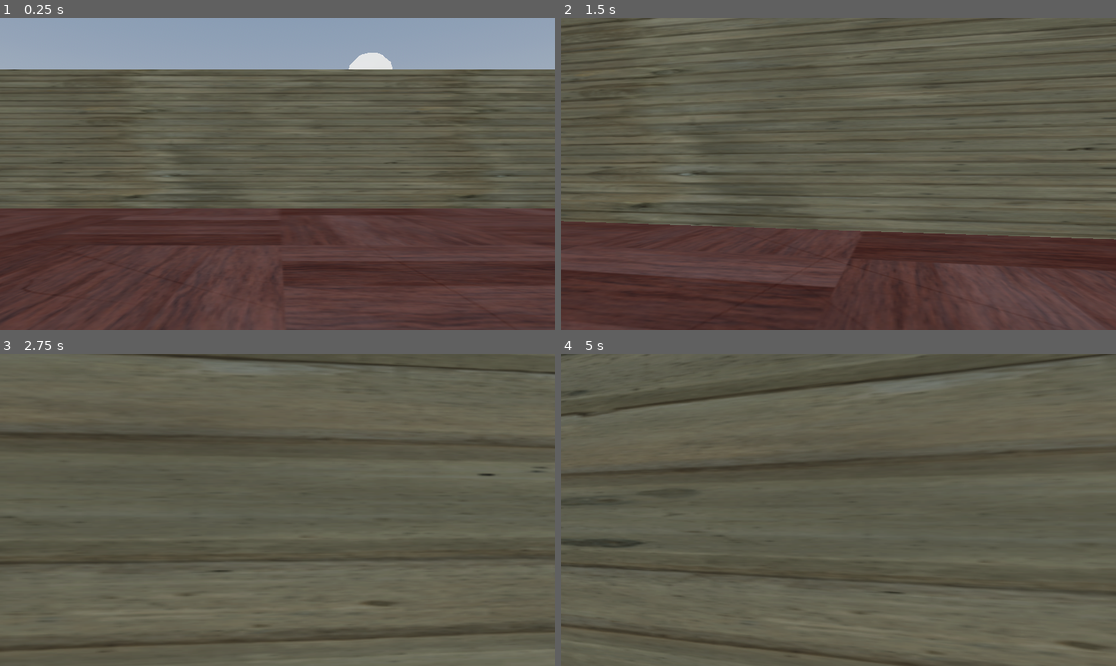
Above: before the commit, frames 1-4 (two rows, left to right).
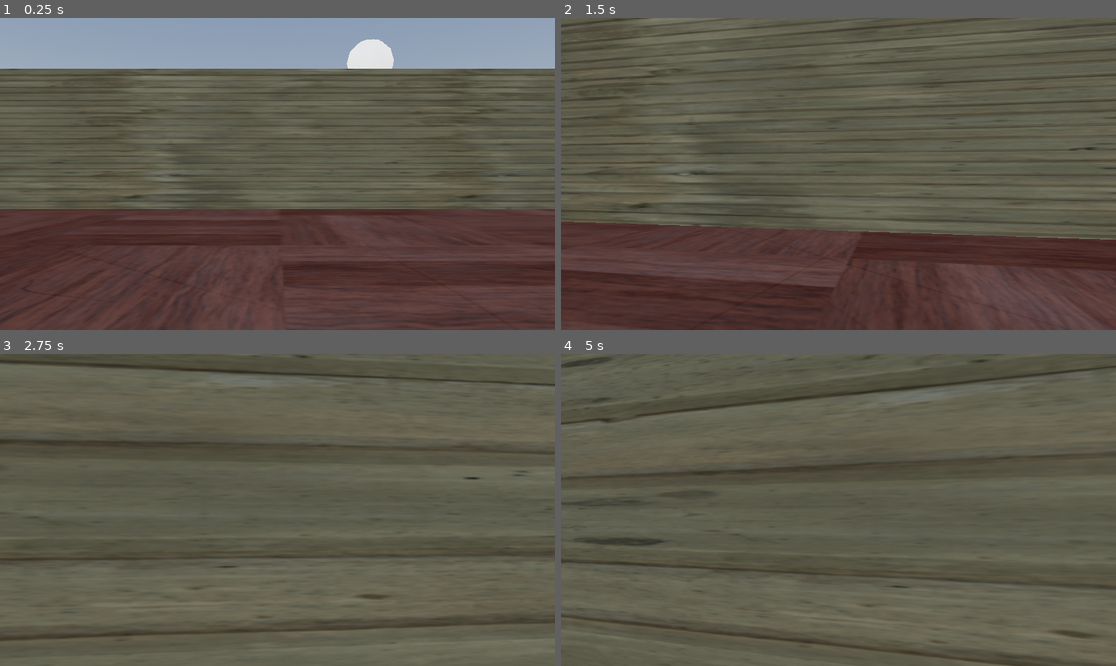
Above: after the commit, the same moments.

Repository: lanceabellanosa/LANCE-S-GODOT-PROJECT
Game: Godot game, scene res://scenes/world.tscn
Same seed, same stepped clock (60 frames per second), same inputs: the game is played once before the commit and once after it.
Inputs (mouse positions are in pixels of both pictures, inside the frame that each line leads up to):
- Up to frame 1 (0.25 s): no input
- Up to frame 2 (1.5 s): tap Enter (ui_accept) at 0.5, 0.77 s; move the mouse to (866, 174) at 0.52 s; hold T (Forward) from 0.53 s (still down); move the mouse to (810, 174) at 1.27 s
- Up to frame 3 (2.75 s): keep holding T (Forward); tap Enter (ui_accept) at 1.52 s; move the mouse to (288, 503) at 2.02 s
- Up to frame 4 (5 s): keep holding T (Forward); move the mouse to (832, 516) at 2.77 s; tap Enter (ui_accept) at 3.02, 3.77, 4.52 s; move the mouse to (877, 513) at 3.52 s; move the mouse to (794, 506) at 4.27 s

The runs differ from the first frame. In frame 1, 0.8% of the frame differs, in the area x 0-100%, y 6-62%; in frame 2, 0.4%; in frame 3, 6.3%; in frame 4, 6.5%, in the area x 0-100%, y 0-100%.

Commit message:
godot files

Diff:
--- /dev/null
+++ b/scenes/door.tscn
@@ -0,0 +1,75 @@
+[gd_scene format=3 uid="uid://dkuujmnk5tps1"]
+
+[sub_resource type="StandardMaterial3D" id="StandardMaterial3D_5f452"]
+albedo_color = Color(0.48688412, 0.28038922, 0.0050621517, 1)
+
+[sub_resource type="BoxMesh" id="BoxMesh_hpvv5"]
+material = SubResource("StandardMaterial3D_5f452")
+size = Vector3(1, 4.5, 1)
+
+[sub_resource type="ConvexPolygonShape3D" id="ConvexPolygonShape3D_5f452"]
+points = PackedVector3Array(0.5, 2.1333334, 0.5, -0.5, -2.1333334, -0.5, -0.5, -2.1333334, 0.5, -0.5, 2.1333334, -0.5, 0.5, -2.1333334, -0.5, 0.5, -2.1333334, 0.5, -0.5, 2.1333334, 0.5, 0.5, 2.1333334, -0.5)
+
+[sub_resource type="ConvexPolygonShape3D" id="ConvexPolygonShape3D_hpvv5"]
+points = PackedVector3Array(0.5, 2.1333334, 0.5, -0.5, -2.1333334, -0.5, -0.5, -2.1333334, 0.5, -0.5, 2.1333334, -0.5, 0.5, -2.1333334, -0.5, 0.5, -2.1333334, 0.5, -0.5, 2.1333334, 0.5, 0.5, 2.1333334, -0.5)
+
+[sub_resource type="ConvexPolygonShape3D" id="ConvexPolygonShape3D_uvdjg"]
+points = PackedVector3Array(0.5, 2.1333334, 0.5, -0.5, -2.1333334, -0.5, -0.5, -2.1333334, 0.5, -0.5, 2.1333334, -0.5, 0.5, -2.1333334, -0.5, 0.5, -2.1333334, 0.5, -0.5, 2.1333334, 0.5, 0.5, 2.1333334, -0.5)
+
+[sub_resource type="StandardMaterial3D" id="StandardMaterial3D_uvdjg"]
+albedo_color = Color(1, 0.94509804, 0.6862745, 1)
+
+[sub_resource type="BoxMesh" id="BoxMesh_83dcw"]
+material = SubResource("StandardMaterial3D_uvdjg")
+size = Vector3(4, 4, 0.5)
+
+[sub_resource type="ConvexPolygonShape3D" id="ConvexPolygonShape3D_83dcw"]
+points = PackedVector3Array(2.031684, 2.0317461, 0.2896266, -2.031746, -2.0317461, -0.28169006, 2.031684, -2.0317461, -0.28169006, -2.031746, -2.0317461, 0.2896266, -2.031746, 2.0317461, -0.28169006, 2.031684, -2.0317461, 0.2896266, 2.031684, 2.0317461, -0.28169006, -2.031746, 2.0317461, 0.2896266)
+
+[sub_resource type="StandardMaterial3D" id="StandardMaterial3D_hpvv5"]
+
+[sub_resource type="CapsuleMesh" id="CapsuleMesh_uvdjg"]
+material = SubResource("StandardMaterial3D_hpvv5")
+
+[node name="Door" type="Node3D" unique_id=1394904511]
+
+[node name="MeshInstance3D" type="MeshInstance3D" parent="." unique_id=493084208]
+transform = Transform3D(1, 0, 0, 0, 1, 0, 0, 0, 1, 0, 2.2692773, 0)
+mesh = SubResource("BoxMesh_hpvv5")
+
+[node name="StaticBody3D" type="StaticBody3D" parent="MeshInstance3D" unique_id=1750323111]
+
+[node name="CollisionShape3D" type="CollisionShape3D" parent="MeshInstance3D/StaticBody3D" unique_id=1923989432]
+shape = SubResource("ConvexPolygonShape3D_5f452")
+
+[node name="MeshInstance3D2" type="MeshInstance3D" parent="." unique_id=440647879]
+transform = Transform3D(1, 0, 0, 0, 1, 0, 0, 0, 1, 3.6759057, 2.2692773, 0)
+mesh = SubResource("BoxMesh_hpvv5")
+
+[node name="StaticBody3D" type="StaticBody3D" parent="MeshInstance3D2" unique_id=480052670]
+
+[node name="CollisionShape3D2" type="CollisionShape3D" parent="MeshInstance3D2/StaticBody3D" unique_id=1503354019]
+shape = SubResource("ConvexPolygonShape3D_hpvv5")
+
+[node name="MeshInstance3D3" type="MeshInstance3D" parent="." unique_id=221903090]
+transform = Transform3D(-4.371139e-08, 1, -4.371139e-08, 0, -4.371139e-08, -1, -1, -4.371139e-08, 1.9106855e-15, 1.8446679, 4.020714, 0)
+mesh = SubResource("BoxMesh_hpvv5")
+
+[node name="StaticBody3D" type="StaticBody3D" parent="MeshInstance3D3" unique_id=155533472]
+
+[node name="CollisionShape3D3" type="CollisionShape3D" parent="MeshInstance3D3/StaticBody3D" unique_id=1121839121]
+transform = Transform3D(1, 0, 0, 0, 1, -8.351872e-23, 0, -8.351872e-23, 1, 0, 0, 0)
+shape = SubResource("ConvexPolygonShape3D_uvdjg")
+
+[node name="MeshInstance3D4" type="MeshInstance3D" parent="." unique_id=1584140137]
+transform = Transform3D(1, 0, 0, 0, 1, 0, 0, 0, 1, 1.9370747, 2.036263, 0)
+mesh = SubResource("BoxMesh_83dcw")
+
+[node name="StaticBody3D" type="StaticBody3D" parent="MeshInstance3D4" unique_id=151017533]
+
+[node name="CollisionShape3D4" type="CollisionShape3D" parent="MeshInstance3D4/StaticBody3D" unique_id=1420113263]
+shape = SubResource("ConvexPolygonShape3D_83dcw")
+
+[node name="Doorknob" type="MeshInstance3D" parent="." unique_id=498426236]
+transform = Transform3D(9.553427e-16, 2.1855694e-08, 0.5, 0.5, -2.1855694e-08, 0, 2.1855694e-08, 0.5, -2.1855694e-08, 2.709231, 1.5682116, 0)
+mesh = SubResource("CapsuleMesh_uvdjg")
--- a/scenes/world.tscn
+++ b/scenes/world.tscn
@@ -3,6 +3,7 @@
 [ext_resource type="Script" uid="uid://ccakgjext8n27" path="res://scripts/player.gd" id="1_nnsk1"]
 [ext_resource type="Texture2D" uid="uid://brxd44ac64ria" path="res://textures/WoodFloor019_2K-PNG_Color.png" id="2_4wyf3"]
 [ext_resource type="Texture2D" uid="uid://bx23fuqpn5d61" path="res://textures/Concrete045_2K-PNG_Color.png" id="3_k0juu"]
+[ext_resource type="PackedScene" uid="uid://dkuujmnk5tps1" path="res://scenes/door.tscn" id="4_k0juu"]
 
 [sub_resource type="ProceduralSkyMaterial" id="ProceduralSkyMaterial_rwgxs"]
 sky_horizon_color = Color(0.66224277, 0.6717428, 0.6867428, 1)
@@ -68,6 +69,12 @@
 [sub_resource type="ConcavePolygonShape3D" id="ConcavePolygonShape3D_k0juu"]
 data = PackedVector3Array(-0.5, -2, 3.2317772, -0.5, -2, -3.2317772, -0.5, 2, -3.2317772, 0.5, -2, -3.2317772, -0.5, -2 …(644 unchanged characters)…
 
+[sub_resource type="ConcavePolygonShape3D" id="ConcavePolygonShape3D_4mrxx"]
+data = PackedVector3Array(-0.5, -2, 8.504202, -0.5, -2, -8.504202, -0.5, 2, -8.504202, 0.5, -2, -8.504202, -0.5, -2, -8.504202, -0.5, -2, 8.504202, -0.5, 2, -8.504202, -0.5, -2, -8.504202, 0.5, -2, -8.504202, -0.5, 2, -8.504202, -0.5, 2, 8.504202, -0.5, -2, 8.504202, -0.5, -2, 8.504202, -0.5, 2, 8.504202, 0.5, 2, 8.504202, 0.5, 2, 8.504202, -0.5, 2, 8.504202, -0.5, 2, -8.504202, -0.5, -2, 8.504202, 0.5, -2, 8.504202, 0.5, -2, -8.504202, 0.5, 2, 8.504202, 0.5, -2, 8.504202, -0.5, -2, 8.504202, 0.5, -2, -8.504202, 0.5, -2, 8.504202, 0.5, 2, 8.504202, 0.5, -2, -8.504202, 0.5, 2, -8.504202, -0.5, 2, -8.504202, -0.5, 2, -8.504202, 0.5, 2, -8.504202, 0.5, 2, 8.504202, 0.5, 2, 8.504202, 0.5, 2, -8.504202, 0.5, -2, -8.504202)
+
+[sub_resource type="ConcavePolygonShape3D" id="ConcavePolygonShape3D_7r4gi"]
+data = PackedVector3Array(-0.5, -2, 8.974287, -0.5, -2, -8.974287, -0.5, 2, -8.974287, 0.5, -2, -8.974287, -0.5, -2, -8.974287, -0.5, -2, 8.974287, -0.5, 2, -8.974287, -0.5, -2, -8.974287, 0.5, -2, -8.974287, -0.5, 2, -8.974287, -0.5, 2, 8.974287, -0.5, -2, 8.974287, -0.5, -2, 8.974287, -0.5, 2, 8.974287, 0.5, 2, 8.974287, 0.5, 2, 8.974287, -0.5, 2, 8.974287, -0.5, 2, -8.974287, -0.5, -2, 8.974287, 0.5, -2, 8.974287, 0.5, -2, -8.974287, 0.5, 2, 8.974287, 0.5, -2, 8.974287, -0.5, -2, 8.974287, 0.5, -2, -8.974287, 0.5, -2, 8.974287, 0.5, 2, 8.974287, 0.5, -2, -8.974287, 0.5, 2, -8.974287, -0.5, 2, -8.974287, -0.5, 2, -8.974287, 0.5, 2, -8.974287, 0.5, 2, 8.974287, 0.5, 2, 8.974287, 0.5, 2, -8.974287, 0.5, -2, -8.974287)
+
 [node name="Floor 5" type="Node3D" unique_id=27969865]
 
 [node name="DirectionalLight3D" type="DirectionalLight3D" parent="." unique_id=866956028]
@@ -78,26 +85,26 @@
 [node name="WorldEnvironment" type="WorldEnvironment" parent="." unique_id=2031102771]
 environment = SubResource("Environment_k0juu")
 
-[node name="player" type="CharacterBody3D" parent="WorldEnvironment" unique_id=1572183189]
+[node name="player" type="CharacterBody3D" parent="." unique_id=1572183189]
 transform = Transform3D(1, 0, 0, 0, 1, 0, 0, 0, 1, 0, 1.4285998, 14.4630165)
 script = ExtResource("1_nnsk1")
 
-[node name="MeshInstance3D" type="MeshInstance3D" parent="WorldEnvironment/player" unique_id=1366885302]
+[node name="MeshInstance3D" type="MeshInstance3D" parent="player" unique_id=1366885302]
 transform = Transform3D(1, 0, 0, 0, 1, 0, 0, 0, 1, 0, 0.9923465, 0)
 mesh = SubResource("CapsuleMesh_71j4m")
 
-[node name="CollisionShape3D" type="CollisionShape3D" parent="WorldEnvironment/player" unique_id=1080958174]
+[node name="CollisionShape3D" type="CollisionShape3D" parent="player" unique_id=1080958174]
 transform = Transform3D(1, 0, 0, 0, 1, 0, 0, 0, 1, 0, 0.9923465, 0)
 shape = SubResource("ConvexPolygonShape3D_rwgxs")
 
-[node name="head" type="Node3D" parent="WorldEnvironment/player" unique_id=817132030]
-
-[node name="Camera3D" type="Camera3D" parent="WorldEnvironment/player/head" unique_id=742072161]
+[node name="head" type="Node3D" parent="player" unique_id=817132030]
+
+[node name="Camera3D" type="Camera3D" parent="player/head" unique_id=742072161]
 transform = Transform3D(1, 0, 0, 0, 1, 0, 0, 0, 1, 0, 2.3908286, -0.18396854)
 keep_aspect = 0
 
 [node name="Moon" type="CSGSphere3D" parent="." unique_id=917903440]
-transform = Transform3D(1, 0, 0, 0, 1, 0, 0, 0, 1, 584, 615, -2241)
+transform = Transform3D(1, 0, 0, 0, 1, 0, 0, 0, 1, 584, 697.1332, -2241)
 radius = 147.0
 material = SubResource("StandardMaterial3D_nnsk1")
 
@@ -117,13 +124,14 @@
 [node name="Walls" type="Node3D" parent="." unique_id=1592653400]
 
 [node name="CSGBox3D" type="CSGBox3D" parent="Walls" unique_id=142459439]
-transform = Transform3D(-4.371139e-08, 0, 1, 0, 1, 0, -1, 0, -4.371139e-08, -0.27661133, 2.2316756, 4.5)
+transform = Transform3D(-4.371139e-08, 0, 1, 0, 1, 0, -1, 0, -4.371139e-08, -0.27661133, 2.2316756, 4.5330563)
 size = Vector3(1, 4, 26.553223)
 material = SubResource("StandardMaterial3D_k0juu")
 
 [node name="StaticBody3D" type="StaticBody3D" parent="Walls/CSGBox3D" unique_id=696835679]
 
 [node name="CSGBakedCollisionShape3D" type="CollisionShape3D" parent="Walls/CSGBox3D/StaticBody3D" unique_id=1251075463]
+transform = Transform3D(1, 0, 0, 0, 1, 0, 0, 0, 1, -0.045499325, 0, 0)
 shape = SubResource("ConcavePolygonShape3D_71j4m")
 
 [node name="CSGBox3D2" type="CSGBox3D" parent="Walls" unique_id=1679433094]
@@ -208,3 +216,47 @@
 [node name="CSGBakedCollisionShape3D" type="CollisionShape3D" parent="Walls/CSGBox3D8/StaticBody3D" unique_id=622831857]
 transform = Transform3D(1, 0, 7.1054274e-15, 0, 1, 0, -7.1054274e-15, 0, 1, 0, 0, 0)
 shape = SubResource("ConcavePolygonShape3D_k0juu")
+
+[node name="CSGBox3D9" type="CSGBox3D" parent="Walls" unique_id=960605671]
+transform = Transform3D(-4.3711392e-08, 0, 1.0000001, 0, 1, 0, -1.0000001, 0, -4.3711392e-08, -5.028415, 2.2381697, -12.505039)
+material_override = SubResource("StandardMaterial3D_71j4m")
+size = Vector3(1, 4, 17.008404)
+material = SubResource("StandardMaterial3D_qfnet")
+
+[node name="StaticBody3D" type="StaticBody3D" parent="Walls/CSGBox3D9" unique_id=763278325]
+
+[node name="CSGBakedCollisionShape3D" type="CollisionShape3D" parent="Walls/CSGBox3D9/StaticBody3D" unique_id=974403774]
+transform = Transform3D(1, 0, 3.5527137e-15, 0, 1, 0, -3.5527137e-15, 0, 1, 0, 0, 0)
+shape = SubResource("ConcavePolygonShape3D_4mrxx")
+
+[node name="CSGBox3D10" type="CSGBox3D" parent="Walls" unique_id=1177141103]
+transform = Transform3D(-1.0000001, 0, -8.7422784e-08, 0, 1, 0, 8.7422784e-08, 0, -1.0000001, -13.083018, 2.2381697, -3.985672)
+material_override = SubResource("StandardMaterial3D_71j4m")
+size = Vector3(1, 4, 17.948574)
+material = SubResource("StandardMaterial3D_qfnet")
+
+[node name="StaticBody3D" type="StaticBody3D" parent="Walls/CSGBox3D10" unique_id=993911568]
+
+[node name="CSGBakedCollisionShape3D" type="CollisionShape3D" parent="Walls/CSGBox3D10/StaticBody3D" unique_id=1034940295]
+transform = Transform3D(1, 0, 7.1054274e-15, 0, 1, 0, -7.1054274e-15, 0, 1, 0, 0, 0)
+shape = SubResource("ConcavePolygonShape3D_7r4gi")
+
+[node name="Doors" type="Node3D" parent="." unique_id=879324057]
+
+[node name="Door" parent="Doors" unique_id=1394904511 instance=ExtResource("4_k0juu")]
+transform = Transform3D(0.5, 0, 0, 0, 0.5, 0, 0, 0, 0.5, -17.170887, 0.54455566, 15.599757)
+
+[node name="Door2" parent="Doors" unique_id=998384913 instance=ExtResource("4_k0juu")]
+transform = Transform3D(-2.1855694e-08, 0, 0.5, 0, 0.5, 0, -0.5, 0, -2.1855694e-08, -19.049591, 0.54455566, 8.395555)
+
+[node name="Door3" parent="Doors" unique_id=1863971411 instance=ExtResource("4_k0juu")]
+transform = Transform3D(-2.1855694e-08, 0, 0.5, 0, 0.5, 0, -0.5, 0, -2.1855694e-08, -19.049591, 0.54455566, -5.384404)
+
+[node name="Door4" parent="Doors" unique_id=258750125 instance=ExtResource("4_k0juu")]
+transform = Transform3D(-2.1855694e-08, 0, 0.5, 0, 0.5, 0, -0.5, 0, -2.1855694e-08, -19.049591, 0.54455566, -17.918045)
+
+[node name="Door5" parent="Doors" unique_id=1929387991 instance=ExtResource("4_k0juu")]
+transform = Transform3D(0.5, 0, 0, 0, 0.5, 0, 0, 0, 0.5, -9.463988, 0.54455566, -22.510406)
+
+[node name="Door6" parent="Doors" unique_id=1881920663 instance=ExtResource("4_k0juu")]
+transform = Transform3D(0.5, 0, 0, 0, 0.5, 0, 0, 0, 0.5, 3.6576686, 0.54455566, -22.510406)
